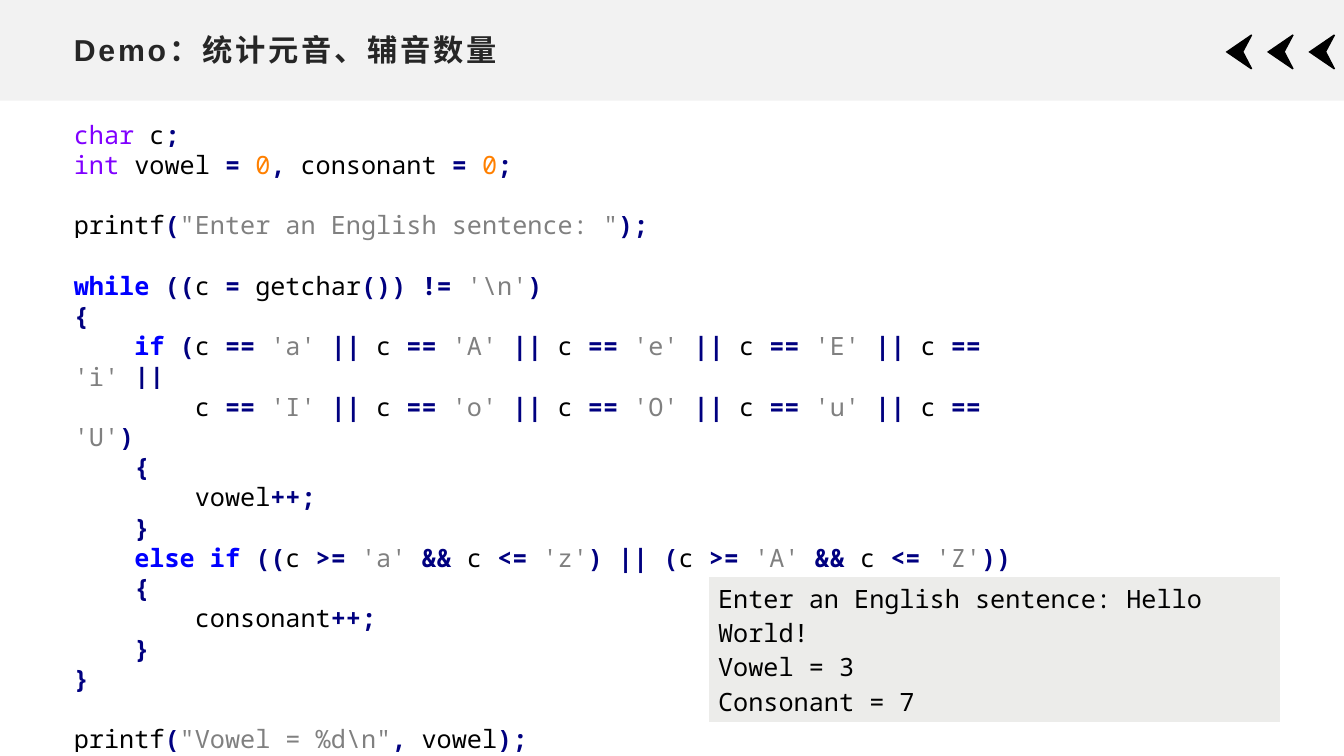
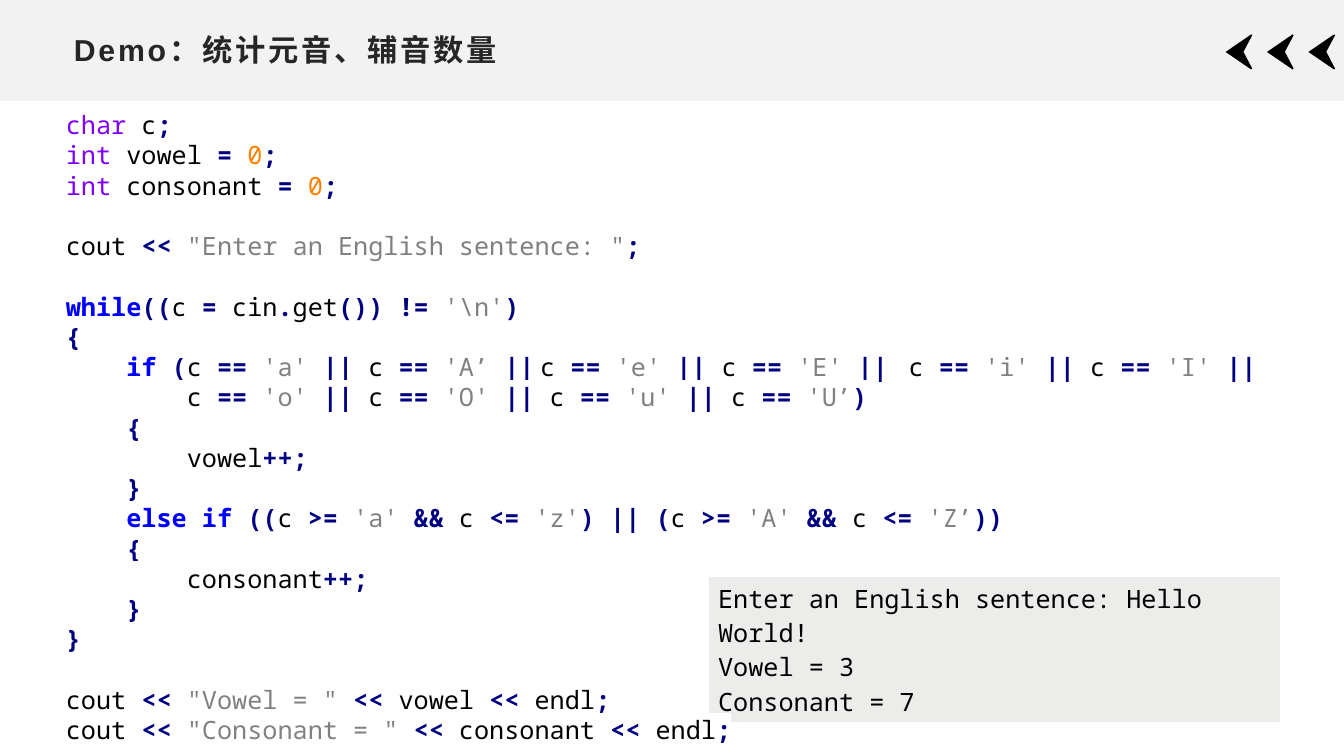
Before and after one commit to xdai02/C_Plus_Plus, a slide deck: slide 5 of slides/Chapter3.pptx. Drawn at 1344x756 pixels with LibreOffice and Linux fonts; fonts in the diff are those of the drawing. Boxes give left, top, right and bottom in pixels: in the first picture for what was removed or moved away, otherwise in the second. Text is boxed around its words. In the diff, an @@ line names an element or a change of style, - is before the commit and + after.

```diff
--- a/slides/Chapter3.pptx
+++ b/slides/Chapter3.pptx
@@ text "char c;": place and size @@
-text "char c;" at (74,125,1012,752)
+text "char c;" at (66,115,1211,743)
@@ text at (66,145,595,322): text changed @@
-int vowel = 0, consonant = 0;
-printf("Enter an English sentence: ");
-while ((c = getchar()) != '\n')
+int vowel = 0;
+int consonant = 0;
+cout << "Enter an English sentence: ";
+while((c = cin.get()) != '\n')
@@ text at (126,356,1211,410): text changed @@
-if (c == 'a' || c == 'A' || c == 'e' || c == 'E' || c == 'i' ||
-c == 'I' || c == 'o' || c == 'O' || c == 'u' || c == 'U')
+if (c == 'a' || c == 'A’ || c == 'e' || c == 'E' || c == 'i' || c == 'I' ||
+c == 'o' || c == 'O' || c == 'u' || c == 'U’)
@@ text at (126,507,1004,531): text changed @@
-else if ((c >= 'a' && c <= 'z') || (c >= 'A' && c <= 'Z'))
+else if ((c >= 'a' && c <= 'z') || (c >= 'A' && c <= 'Z’))
@@ text at (66,690,732,743): text changed; text colour #808080 to #000000 @@
-printf("Vowel = %d\n", vowel);
-printf("Consonant = %d\n", consonant);
+cout << "Vowel = " << vowel << endl;
+cout << "Consonant = " << consonant << endl;
```
Also in this commit, not shown: 84 other slides changed, 9 other files.
